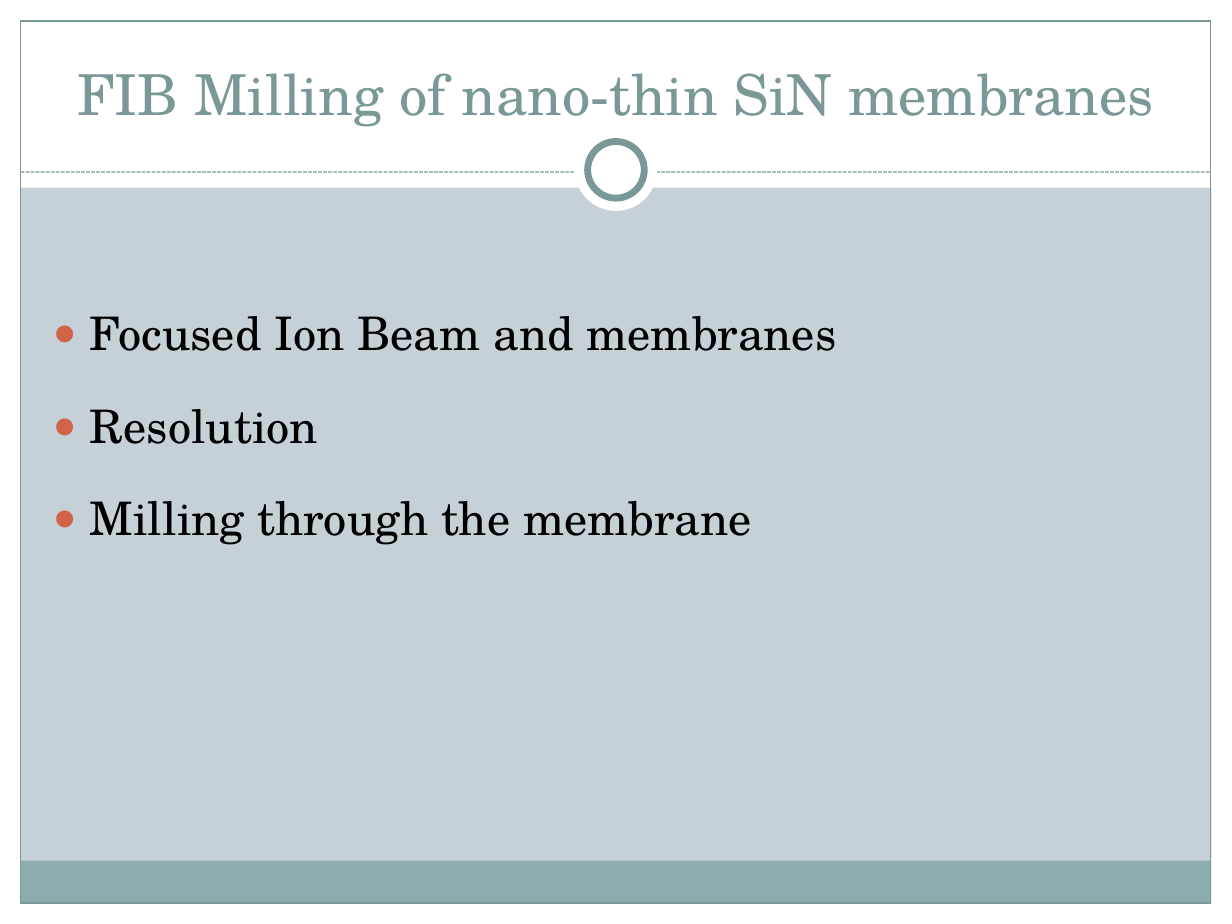
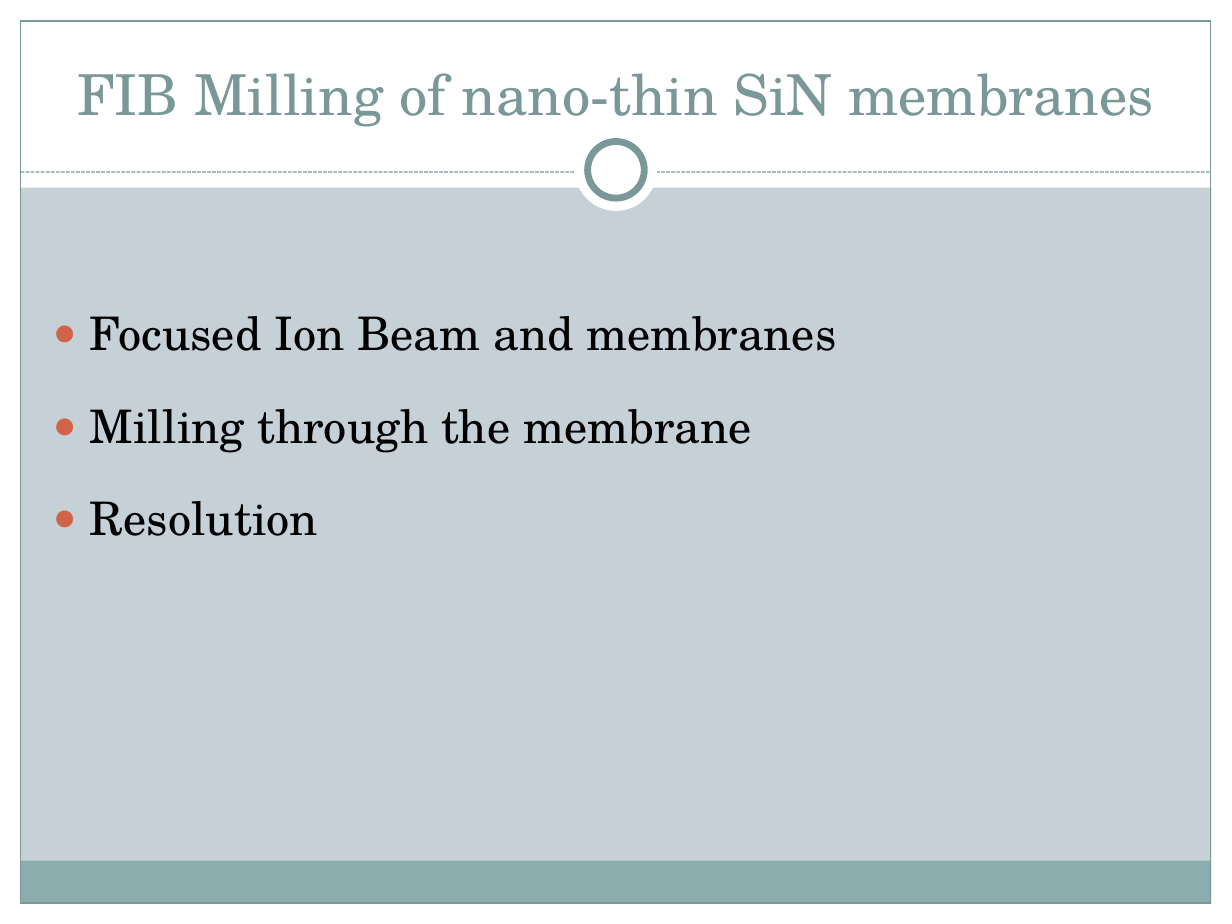
Before and after one commit to AdrienMau/Australie, a slide deck: slide 2 of Presentation/Presentation-StageSwinburne-5Juillet.pptx. Drawn at 1232x924 pixels with LibreOffice and Linux fonts; fonts in the diff are those of the drawing. Boxes give left, top, right and bottom in pixels: in the first picture for what was removed or moved away, otherwise in the second. Text is boxed around its words. In the diff, an @@ line names an element or a change of style, - is before the commit and + after.

```diff
--- a/Presentation/Presentation-StageSwinburne-5Juillet.pptx
+++ b/Presentation/Presentation-StageSwinburne-5Juillet.pptx
@@ text at (90, 409, 751, 453): paragraph added @@
+● Milling through the membrane
@@ text at (90, 501, 751, 545): paragraph removed @@
-● Milling through the membrane
```
Also in this commit, not shown: 1 slide added.
